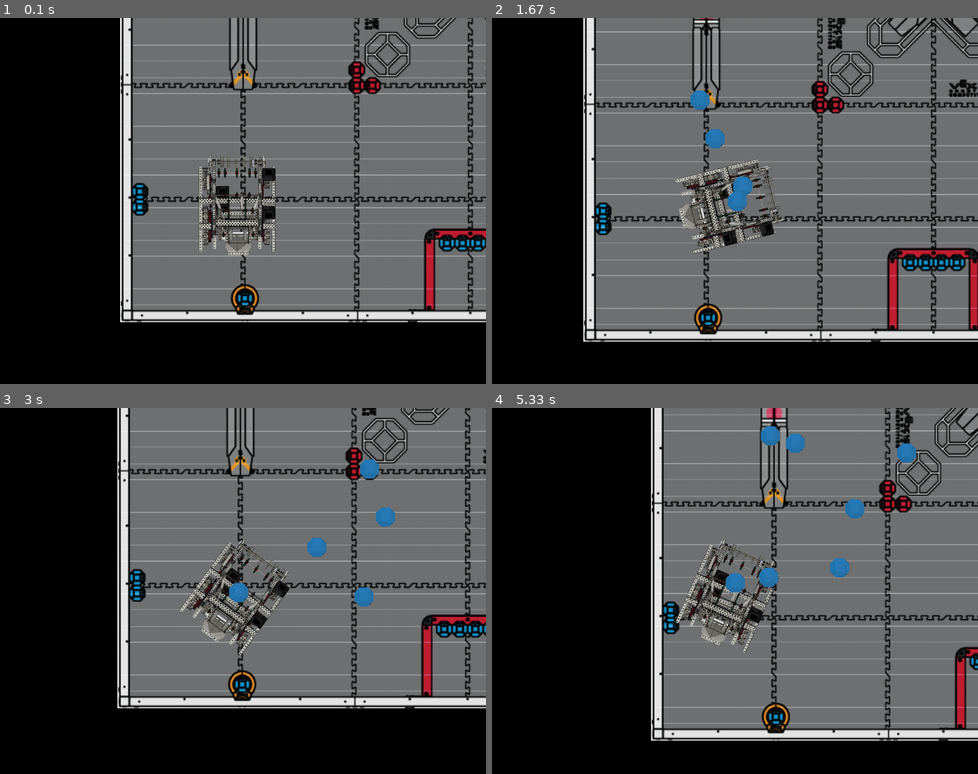
Above: before the commit, frames 1-4 (two rows, left to right).
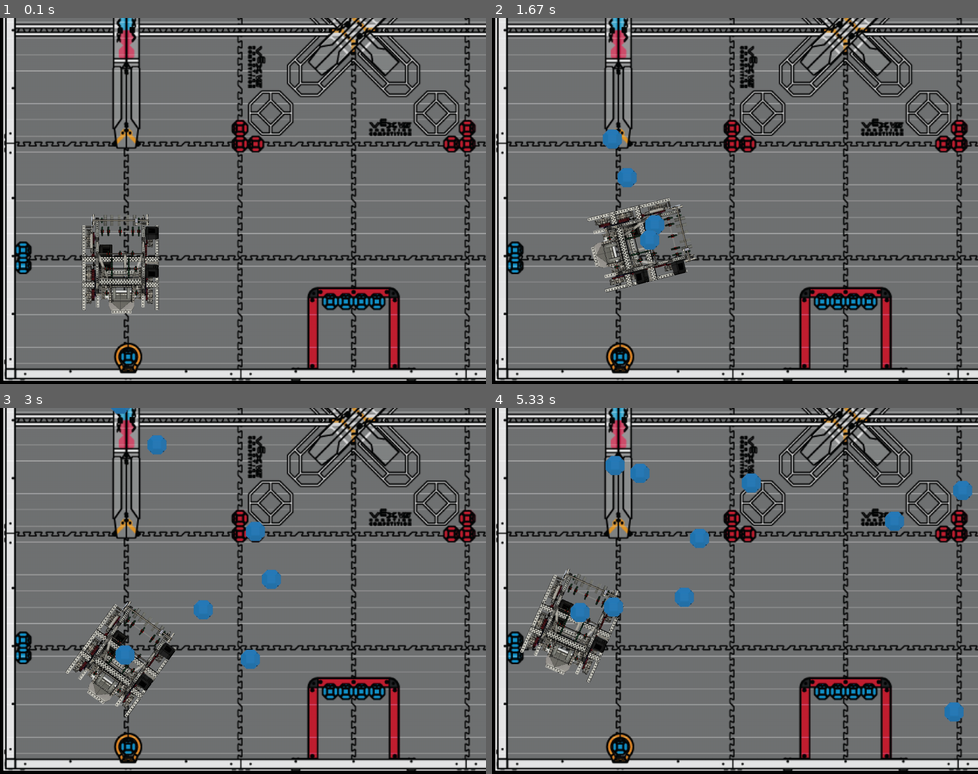
Above: after the commit, the same moments.

Repository: NixRobotics/pygame_pushback
Game: pygame game, started from main.py
The game is run twice, just before and just after one commit, with the same random seed, the same clock (stepped at 60 frames per second) and the same inputs.
Inputs:
- Up to frame 1 (0.1 s): no input
- Up to frame 2 (1.67 s): tap Space at 0.33, 0.73, 1.03, 1.23, 1.57 s; hold Right 0.67-1.13 s; hold Up 1.17-1.47 s; hold Right from 1.5 s (still down)
- Up to frame 3 (3 s): tap Space at 1.87, 2.07, 2.37, 2.63, 2.97 s; release Right at 1.97 s; hold Left 2-2.53 s; hold Down 2.57-2.87 s; hold Left from 2.9 s (still down)
- Up to frame 4 (5.33 s): tap Space at 3.27, 3.4, 3.8, 4.1, 4.47, 4.87, 5.17 s; release Left at 3.3 s; hold Up 3.33-3.7 s; hold Right 3.73-4.37 s; hold Down 4.4-4.77 s; hold Left 4.8-5.27 s; hold Right from 5.3 s (still down)

The runs differ from the first frame. In frame 1, 60% of the frame differs, in the area x 0-100%, y 0-100%; in frame 2, 57%; in frame 3, 60%; in frame 4, 61%.

Commit message:
completed camera tracking code

Diff:
--- a/main.py
+++ b/main.py
@@ -39,8 +39,12 @@
         self.image = pygame.transform.scale(self.image, (POOP_SIZE, POOP_SIZE))
         self.x = x
         self.y = y
-        # TODO: Use camera x/y, however we assume balls are fired from center of robot which is at center of screen ...
-        self.rect = self.image.get_rect(center=(SCREEN_WIDTH // 2 - POOP_SIZE // 2, SCREEN_HEIGHT // 2 - POOP_SIZE // 2))
+        # TODO: Clean-up camera code on objet creation
+        self.rect = self.image.get_rect(
+            center = (
+                (self.x - cam_x) // FIELD_TO_SCREEN_SCALE + SCREEN_WIDTH // 2 - POOP_SIZE // 2,
+                -(self.y - cam_y) // FIELD_TO_SCREEN_SCALE + SCREEN_HEIGHT // 2 - POOP_SIZE // 2)
+            )
         self.angle = angle
 
     def update(self, cam_x, cam_y):
@@ -55,6 +59,7 @@
         self.x += 8 * sin(radians(self.angle)) # Move sideways
         self.y += 8 * cos(radians(self.angle)) # Move upward
 
+        # Note: Balls do not change aspect, so this works
         self.rect.x = (self.x - cam_x) // FIELD_TO_SCREEN_SCALE + SCREEN_WIDTH // 2 - POOP_SIZE // 2  # Move sideways
         self.rect.y = -(self.y - cam_y) // FIELD_TO_SCREEN_SCALE + SCREEN_HEIGHT // 2 - POOP_SIZE // 2 # Move upward
 
@@ -79,10 +84,11 @@
         self.x = 600
         self.y = 600
         self.image = pygame.transform.rotate(self.original_image, -self.angle)
+        # TODO: Currently this assumes camera is right over robot - should set initial view properly
         self.rect = self.image.get_rect(center=(SCREEN_WIDTH // 2, SCREEN_HEIGHT // 2))
         self.ticks = pygame.time.get_ticks()
 
-    def update(self):
+    def update(self, cam_x, cam_y):
         if (self.rect is None): return
         keys = pygame.key.get_pressed()
         if keys[pygame.K_LEFT]: self.angle -= 2
@@ -94,19 +100,24 @@
             self.y -= 10 * cos(radians(self.angle))
             self.x -= 10 * sin(radians(self.angle))
 
+        # Block driving through walls ...
         if self.x < 300: self.x = 300
         if self.x > FIELD_WIDTH - 300: self.x = FIELD_WIDTH - 300
         if self.y < 300: self.y = 300
         if self.y > FIELD_HEIGHT - 300: self.y = FIELD_HEIGHT - 300
 
         self.image = pygame.transform.rotate(self.original_image, -self.angle)
-        self.rect = self.image.get_rect(center=(SCREEN_WIDTH // 2, SCREEN_HEIGHT // 2))
+        # Note: robot aspect changes with rotation, so we need to update the rect every time
+        self.rect = self.image.get_rect(center=(
+             (self.x - cam_x) // FIELD_TO_SCREEN_SCALE + SCREEN_WIDTH // 2,
+            -(self.y - cam_y) // FIELD_TO_SCREEN_SCALE + SCREEN_HEIGHT // 2)
+        )
 
         if keys[pygame.K_SPACE]:
             # Slow down bullet firing for more fun
             if pygame.time.get_ticks() - self.ticks > 5 * GAME_SPEED_TICKS:
                 self.ticks = pygame.time.get_ticks()
-                Poop(self.x, self.y, self.x, self.y, self.angle).add(poops)
+                Poop(self.x, self.y, cam_x, cam_y, self.angle).add(poops)
 
     def hit(self):
         ''' This method is called by in the event loop when the player gets hit by an enemy.
@@ -130,9 +141,6 @@
         super().__init__()
         self.image = pygame.image.load('assets/octo_red.png').convert_alpha()
         self.image = pygame.transform.scale(self.image, (CHARACTER_SIZE, CHARACTER_SIZE))
-
-        print(x, y, angle)
-
         self.x = x
         self.y = y
         self.rect = self.image.get_rect(
@@ -141,7 +149,6 @@
                 -(self.y - cam_y) // FIELD_TO_SCREEN_SCALE + SCREEN_HEIGHT // 2 - CHARACTER_SIZE // 2)
             )
         self.angle = angle
-
         self.is_hit = False
 
     def update(self, cam_x, cam_y):
@@ -150,13 +157,14 @@
         self.x += 10 * sin(radians(self.angle)) # Move sideways
         self.y += 10 * cos(radians(self.angle)) # Move upward
 
+        # Aspect fixed
         self.rect.x = (self.x - cam_x) // FIELD_TO_SCREEN_SCALE + SCREEN_WIDTH // 2 - CHARACTER_SIZE // 2  # Move sideways
         self.rect.y = -(self.y - cam_y) // FIELD_TO_SCREEN_SCALE + SCREEN_HEIGHT // 2 - CHARACTER_SIZE // 2 # Move upward
 
-        if self.x < 0: self.kill() # Remove if off-screen
-        if self.x > FIELD_WIDTH: self.kill() # Remove if off-screen
-        if self.y < 0: self.kill() # Remove if off-screen
-        if self.y > FIELD_HEIGHT: self.kill() # Remove if off-screen
+        if self.x < 0: self.kill() # Remove if off-field
+        if self.x > FIELD_WIDTH: self.kill() # Remove if off-field
+        if self.y < 0: self.kill() # Remove if off-field
+        if self.y > FIELD_HEIGHT: self.kill() # Remove if off-field
 
     def hit(self):
         sound = pygame.mixer.Sound('assets/ough-hit.ogg')
@@ -171,6 +179,7 @@
     player = Player()
     # Add the player to a group b/c pygame.sprite.groupcollide only works with groups.
     players.add(player)
+    camera = [player.x, player.y]
 
     # Technically we don't need running now and just use break.
     # Please feel free to add other features to utitlize the running
@@ -182,12 +191,21 @@
             if event.type == pygame.QUIT:
                 running = False
 
+        # Simple camera logic - follow player unless close to edge of field to limit border fill
+        # TODO: Camera should be updated after player update - right now there is a small "reset" only noticeable when robot stops
+        camera[0] = player.x
+        camera[1] = player.y
+        if camera[0] < 1200: camera[0] = 1200
+        elif camera[0] > FIELD_WIDTH - 1200: camera[0] = FIELD_WIDTH - 1200
+        if camera[1] < 900: camera[1] = 900
+        elif camera[1] > FIELD_HEIGHT - 900: camera[1] = FIELD_HEIGHT - 900
+
         # random.random() generates a random number between 0 and 1, so this means
         # we have a 20% chance to spawn an enemy every frame.
         # The enimies can also be added in its own thread and loop. Feel free to try that!
         if random.random() >= 0.99:
-            # Spawn an enemy at a random x position at the top (y=50) of the screen.
-            k = Enemy(1800, 1800, player.x, player.y, 45 + 90 * int(4 * random.random()))
+            # Spawn an enemy at a random angle from center goals
+            k = Enemy(1800, 1800, camera[0], camera[1], 45 + 90 * int(4 * random.random()))
             enemies.add(k)
 
         # Check to see if anyone dies
@@ -207,21 +225,20 @@
             enemy.hit()
 
         # Update
-        players.update()
-        poops.update(player.x, player.y)
-        enemies.update(player.x, player.y)
+        players.update(camera[0], camera[1])
+        poops.update(camera[0], camera[1])
+        enemies.update(camera[0], camera[1])
 
         # In each iteration the whole screen is redrawn, including the background and all
         # Sprites on the screen. This is similar to how a movie works, where each frame is
         # a still image, and when you play the movie, it shows the frames in quick succession
         # to create the illusion of motion.
-        position = (player.x, player.y)
+        position = (camera[0], camera[1])
         field_top_left = (
             position[0] // FIELD_TO_SCREEN_SCALE - SCREEN_WIDTH // 2,
             BACKGROUND_HEIGHT - position[1] // FIELD_TO_SCREEN_SCALE - SCREEN_HEIGHT // 2)
         screen.fill((0, 0, 0)) # Clear the screen with white before drawing the new frame
         screen.blit(background_image, (0, 0), (field_top_left[0], field_top_left[1], SCREEN_WIDTH, SCREEN_HEIGHT))
-        # screen.blit(background_image, (0, 0))
         players.draw(screen)
         enemies.draw(screen)
         poops.draw(screen)
